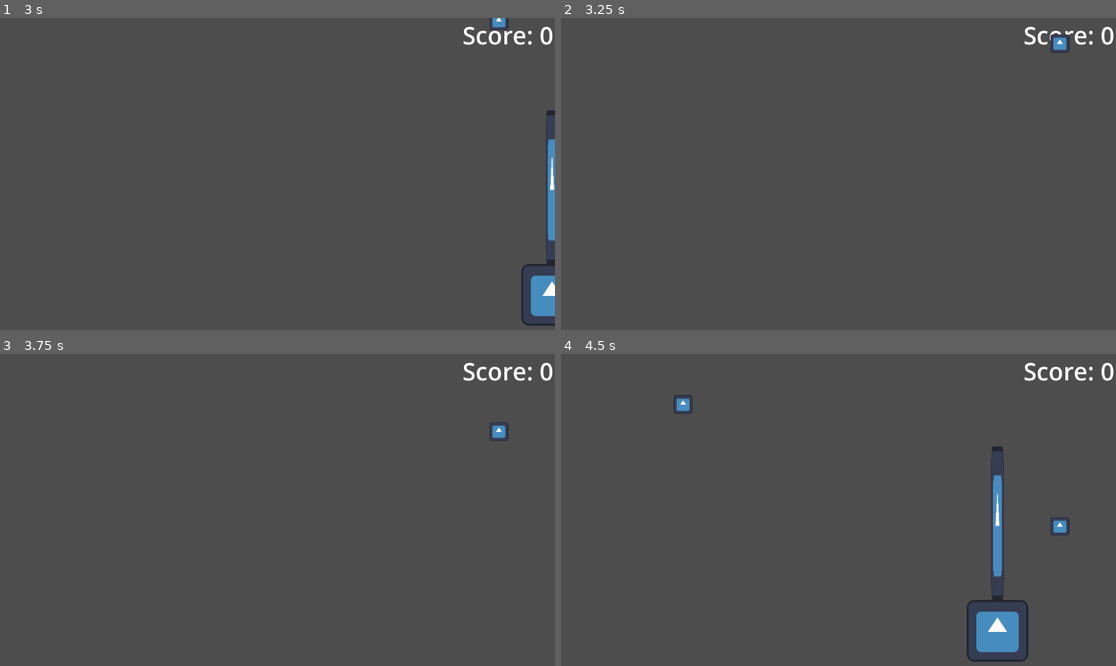
Above: before the commit, frames 1-4 (two rows, left to right).
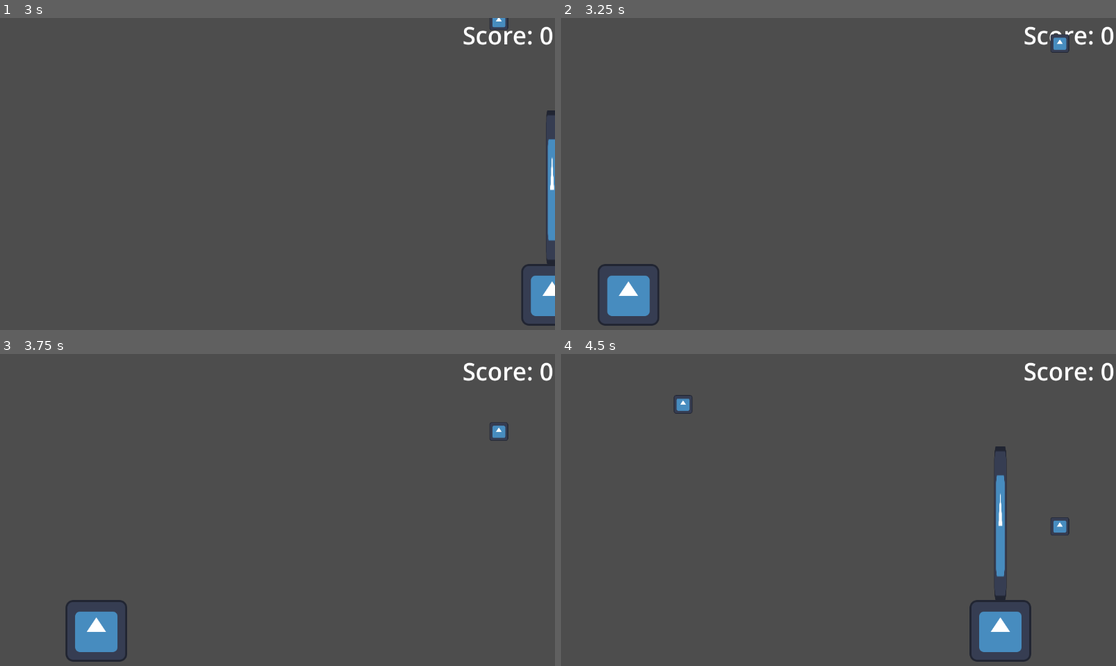
Above: after the commit, the same moments.

Repository: Tanner202/boxcatch
Game: Godot game, scene res://level.tscn
Same seed, same stepped clock (60 frames per second), same inputs: the game is played once before the commit and once after it. The engine's default icon, where the game draws it, is replaced by a stand-in: a white triangle on a blue panel in a dark square.
Inputs (mouse positions are in pixels of both pictures, inside the frame that each line leads up to):
- Up to frame 1 (3 s): tap Enter at 0.5 s; move the mouse to (399, 158) at 0.52 s; press the mouse at (399, 158) at 0.53 s; hold D (right) 0.53-1.28 s; move the mouse to (166, 189) at 1.27 s; release the mouse at (166, 189) at 1.28 s; hold A (left) 1.28-2.03 s; click (166, 189) at 1.35 s; move the mouse to (333, 105) at 2.02 s; press the mouse at (333, 105) at 2.03 s; hold D (right) from 2.03 s (still down); move the mouse to (249, 236) at 2.77 s; release the mouse at (249, 236) at 2.78 s; click (249, 236) at 2.85 s
- Up to frame 2 (3.25 s): keep holding D (right)
- Up to frame 3 (3.75 s): move the mouse to (444, 556) at 3.52 s; release D (right) at 3.53 s; press the mouse at (444, 556) at 3.53 s; hold A (left) from 3.53 s (still down)
- Up to frame 4 (4.5 s): keep holding A (left); move the mouse to (672, 463) at 4.27 s; release the mouse at (672, 463) at 4.28 s; click (672, 463) at 4.35 s

Frame 1 is identical in both runs. In frame 2, 1.3% of the frame differs, in the area x 6-18%, y 78-99%; in frame 3, 1.3%; in frame 4, 1.1%.

Commit message:
add screen wrapping

Diff:
--- a/level.tscn
+++ b/level.tscn
@@ -1,7 +1,8 @@
-[gd_scene load_steps=3 format=3 uid="uid://c6nd4v8iwx72j"]
+[gd_scene load_steps=4 format=3 uid="uid://c6nd4v8iwx72j"]
 
 [ext_resource type="PackedScene" uid="uid://bmsjovfr67uy4" path="res://player.tscn" id="1_f7bp2"]
 [ext_resource type="Script" path="res://apple_spawner.gd" id="2_mg8th"]
+[ext_resource type="Script" path="res://screen_wrapping.gd" id="3_i6juk"]
 
 [node name="Level" type="Node2D"]
 
@@ -27,4 +28,7 @@
 horizontal_alignment = 2
 vertical_alignment = 1
 
+[node name="ScreenWrapping" type="Node2D" parent="."]
+script = ExtResource("3_i6juk")
+
 [connection signal="timeout" from="AppleSpawner/Timer" to="AppleSpawner" method="_on_timer_timeout"]
--- /dev/null
+++ b/screen_wrapping.gd
@@ -0,0 +1,15 @@
+extends Node2D
+
+@onready var player: CharacterBody2D = $"../CharacterBody2D"
+
+var screen_size
+
+func _ready() -> void:
+	screen_size = get_viewport_rect().size
+
+# Called every frame. 'delta' is the elapsed time since the previous frame.
+func _process(delta: float) -> void:
+	if player.position.x > screen_size.x/2:
+		player.position.x = -screen_size.x/2
+	elif player.position.x < -screen_size.x/2:
+		player.position.x = screen_size.x/2
